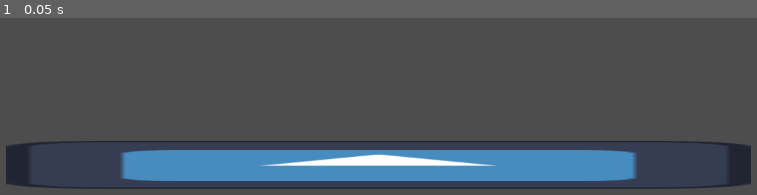
Above: before the commit, frame 1.
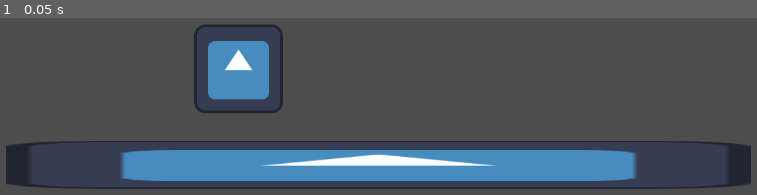
Above: after the commit, the same moment.

Repository: The-E21/TempleExploreDurhack24
Game: Godot game, scene res://temple_scene.tscn
Two runs of this game, one before a commit and one after it. Both use one fixed random seed, a clock stepped at 60 frames per second and the inputs below. The engine's default icon, where the game draws it, is replaced by a stand-in: a white triangle on a blue panel in a dark square.
Inputs:
- Up to frame 1 (0.05 s): no input

The runs differ from the first frame. In frame 1, 3.4% of the frame differs, in the area x 25-38%, y 3-54%.

Commit message:
made empty player

Diff:
--- /dev/null
+++ b/player.tscn
@@ -0,0 +1,15 @@
+[gd_scene load_steps=3 format=3 uid="uid://cmvm3tmon2yir"]
+
+[ext_resource type="Texture2D" uid="uid://cmjfqsloifams" path="res://icon.svg" id="1_2eu8h"]
+
+[sub_resource type="CapsuleShape2D" id="CapsuleShape2D_ix1y5"]
+radius = 60.0
+height = 120.0
+
+[node name="Player" type="CharacterBody2D"]
+
+[node name="Sprite2D" type="Sprite2D" parent="."]
+texture = ExtResource("1_2eu8h")
+
+[node name="CollisionShape2D" type="CollisionShape2D" parent="."]
+shape = SubResource("CapsuleShape2D_ix1y5")
--- a/temple_scene.tscn
+++ b/temple_scene.tscn
@@ -1,6 +1,7 @@
-[gd_scene load_steps=3 format=3 uid="uid://dk25akystoh0b"]
+[gd_scene load_steps=4 format=3 uid="uid://dk25akystoh0b"]
 
 [ext_resource type="Texture2D" uid="uid://cmjfqsloifams" path="res://icon.svg" id="1_mnuiv"]
+[ext_resource type="PackedScene" uid="uid://cmvm3tmon2yir" path="res://player.tscn" id="2_webkp"]
 
 [sub_resource type="RectangleShape2D" id="RectangleShape2D_5pcj6"]
 size = Vector2(1091, 77)
@@ -17,3 +18,6 @@
 position = Vector2(-3.49999, 2.49999)
 scale = Vector2(8.39063, 0.539062)
 texture = ExtResource("1_mnuiv")
+
+[node name="Player" parent="." instance=ExtResource("2_webkp")]
+position = Vector2(367, 466)
Not shown, added: Legacy_Adventure_Pack_TEMPLE/Final/Assets/Assets.png.import
Not shown, added: Legacy_Adventure_Pack_TEMPLE/Final/Assets/Background_1.png.import
Not shown, added: Legacy_Adventure_Pack_TEMPLE/Final/Assets/Background_2.png.import
Not shown, added: Legacy_Adventure_Pack_TEMPLE/Final/Character/Character_Sprite_Sheet.png.import
Not shown, added: Legacy_Adventure_Pack_TEMPLE/Final/Social/Assets.png.import
Not shown, added: Legacy_Adventure_Pack_TEMPLE/Final/Social/Test_1.png.import
Not shown, added: Legacy_Adventure_Pack_TEMPLE/Final/Social/Test_2.png.import
